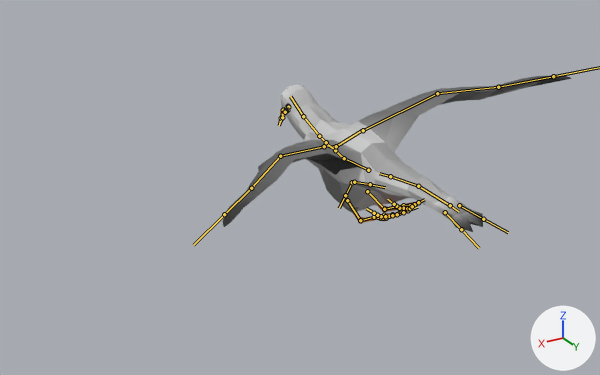
An edit to the FBX model Assets/FBX/Models/NPCs/Animals/cajka.fbx, drawn before and after from the same camera.
Both versions are drawn from a camera (50 mm lens) standing at (-1.723, 0.596, 0.367) and looking at (-2.068, 0.02, 0.079). The axes (+X, +Y, +Z) are drawn at lower right. The lights are the same throughout. Both versions are drawn at frame 44 of the action 'metarig|circling_glide'; the numbers are the values there. The bones that bend it are drawn over the model as lines.

In view in the first picture: 'cajka'.
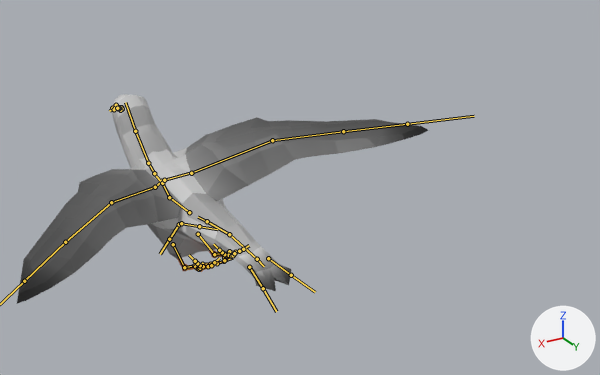
What the commit changed:
Bone 'spine.003' (bone_spine_003) moves from (-2.1469, 0.0, 0.0) to (-1.9665, 0.0, 0.0).
Bone 'spine.005' (bone_spine_005) turns from (34, 0, 0) to (0, 0, 0) degrees about its own x, y and z.
Bone 'shoulder.L' (bone_shoulder_l) turns from (15, 18, -8) to (0, 0, 0) degrees about its own x, y and z.
Bone 'spine.006' (bone_spine_006) turns from (-35, 0, 0) to (0, 0, 0) degrees about its own x, y and z.
Bone 'neck.001' (bone_neck_001) turns from (30, 2, 1) to (0, 0, 0) degrees about its own x, y and z.
Bone 'shoulder.R' (bone_shoulder_r) turns from (15, -18, 8) to (0, 0, 0) degrees about its own x, y and z.
Bone 'foot.L' (bone_foot_l) turns from (0, -1, 5) to (0, 0, 0) degrees about its own x, y and z.
Bone 'foot.R' (bone_foot_r) turns from (0, 1, -5) to (0, 0, 0) degrees about its own x, y and z.

What differs and where, as boxes (x1, y1, x2, y2) in the pictures (600 x 375 px):
'cajka', posed (18% wider, 33% taller)
    before: (223, 75, 572, 232)
    after: (17, 94, 428, 303)
bone 'spine.003', root to tip
    before: (390, 176) to (379, 173)
    after: (207, 221) to (198, 217)
bone 'spine.005', root to tip
    before: (344, 158) to (334, 150)
    after: (169, 197) to (162, 182)
bone 'shoulder.L', root to tip
    before: (333, 147) to (325, 145)
    after: (161, 181) to (156, 186)
bone 'spine.006', root to tip
    before: (335, 150) to (326, 143)
    after: (162, 183) to (154, 174)
bone 'neck.001', root to tip
    before: (326, 142) to (319, 136)
    after: (154, 173) to (148, 163)
bone 'shoulder.R', root to tip
    before: (336, 146) to (362, 130)
    after: (164, 180) to (190, 173)
bone 'foot.L', root to tip
    before: (374, 217) to (381, 217)
    after: (194, 265) to (199, 267)
bone 'foot.R', root to tip
    before: (396, 206) to (402, 208)
    after: (223, 253) to (227, 254)
